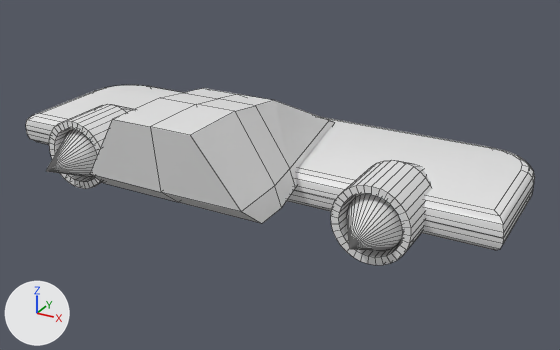
What one commit did to the Blender file resources/angleout_001.blend.
Before and after are seen from a 50 mm camera at (14.16, -22.62, 11.74) aimed at (1.5, 0.39, 0.24). Lighting does not change. The marker at lower left points along +X, +Y and +Z. Mesh edges are drawn as thin lines.
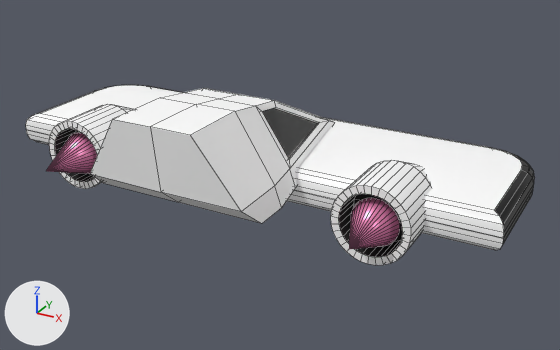
Commit message: New Ship

Changed parts and their boxes [x1, y1, x2, y2] in the pictures (560 x 350 px):
'Cone', recoloured, mesh rescaled: before [46, 129, 403, 251]; after [46, 133, 400, 249]
part 1 of me_cube_002, recoloured: [26, 85, 522, 250] in both
part 2 of me_cube_002, recoloured (white to black): [34, 85, 535, 249] in both
part 3 of me_cube_003, built on: [255, 100, 329, 168] in both
part 4 of me_cube_003, recoloured: [90, 88, 334, 223] in both
part 5 of me_cylinder, recoloured: [49, 121, 411, 265] in both
part 6 of me_cylinder, recoloured: [64, 104, 432, 250] in both
part 7 of me_cylinder, recoloured: [115, 105, 431, 185] in both
part 8 of me_cylinder, recoloured (white to black): [55, 128, 402, 257] in both
part 9 of me_cylinder, recoloured: before [354, 194, 363, 199]; after [76, 130, 403, 241]

The change, as a list of edits to the scene's bpy script:
```text
Add mat_engineinside:
    mat_engineinside = principled_material('EngineInside')
    mat_engineinside.base_color = (0.0374, 0.0374, 0.0374)  # black #363636
    mat_engineinside.roughness = 1.0
    mat_engineinside.specular_ior_level = 0.0
Add mat_hull_white:
    mat_hull_white = principled_material('Hull_White')
    mat_hull_white.base_color = (1.0, 1.0, 1.0)  # white #ffffff
    mat_hull_white.roughness = 0.912
    mat_hull_white.specular_ior_level = 0.0
Add mat_bumper:
    mat_bumper = principled_material('Bumper')
    mat_bumper.base_color = (0.0147, 0.0147, 0.0147)  # black #202020
    mat_bumper.metallic = 0.539
    mat_bumper.roughness = 0.299
    mat_bumper.specular_ior_level = 0.701
    mat_bumper.specular_tint = (0.913, 0.913, 0.913)  # white #f5f5f5
Change me_cube_002:
    where me_cube_002.from_pydata(...)  # 45 vertices, 33 faces; spans x -10.0..0.0, y -0.84..5.25, z -0.01..0.66
    me_cube_002 part 1: all 5 faces centred in x -7.02..-4.83, y -0.84..3.24, z 0.09..0.66 switch from no material to mat_hull_white (white #ffffff)
    me_cube_002 part 2: all 28 faces centred in x -10.0..-4.0, y 1.22..5.25, z 0.09..0.63 switch from no material to mat_bumper (black #202020)
Change me_cube_003:
    remove me_cube_003.from_pydata(...)  # 23 vertices, 18 faces; spans x -3.2..0.0, y -5.05..4.51, z -1.03..2.0
    add me_cube_003.from_pydata(...)  # 39 vertices, 32 faces; spans x -3.2..0.0, y -5.05..4.51, z -1.03..2.0
    me_cube_003 part 3
    2 faces are deleted
    16 vertices are added at x -2.56..0.0, y -1.03..3.77, z -0.28..1.55
    14 new faces join them, mat_hull_white (white #ffffff)
    2 new faces join them, mat_shipwindow (black #272727)
    me_cube_003 part 4: 16 faces spanning x -3.2..0.0, y -5.05..4.51, z -1.03..2.0 switch from no material to mat_hull_white (white #ffffff)
    add me_cube_003.materials.append(mat_shipwindow)  # black #272727
Change me_cylinder:
    where me_cylinder.from_pydata(...)  # 160 vertices, 130 faces; spans x -7.48..-4.73, y -2.08..2.23, z -0.98..1.78
    me_cylinder part 5: all 32 faces centred in x -7.33..-4.88, y -2.08, z -0.83..1.62 switch from no material to mat_hull_white (white #ffffff)
    me_cylinder part 6: all 32 faces centred in x -7.47..-4.74, y -0.92, z -0.97..1.76 switch from no material to mat_hull_white (white #ffffff)
    me_cylinder part 7: all 32 faces centred in x -7.03..-5.18, y 1.23, z -0.53..1.33 switch from no material to mat_hull_white (white #ffffff)
    me_cylinder part 8: all 32 faces centred in x -7.19..-5.02, y -1.49, z -0.69..1.48 switch from no material to mat_engineinside (black #363636)
    me_cylinder part 9: the 1 face centred in x -6.11, y -0.9, z 0.4 switches from no material to mat_engineinside (black #363636)
Change me_cone:
    where me_cone.from_pydata(...)  # 33 vertices, 33 faces; spans x -7.12..-5.12, y -3.68..-1.68, z -0.65..1.35
    me_cone part 10: the whole mesh is scaled about its middle by (0.847, 1, 0.847)
    add me_cone.materials.append(mat_enbgine_2)  # pink #e781b2
```
